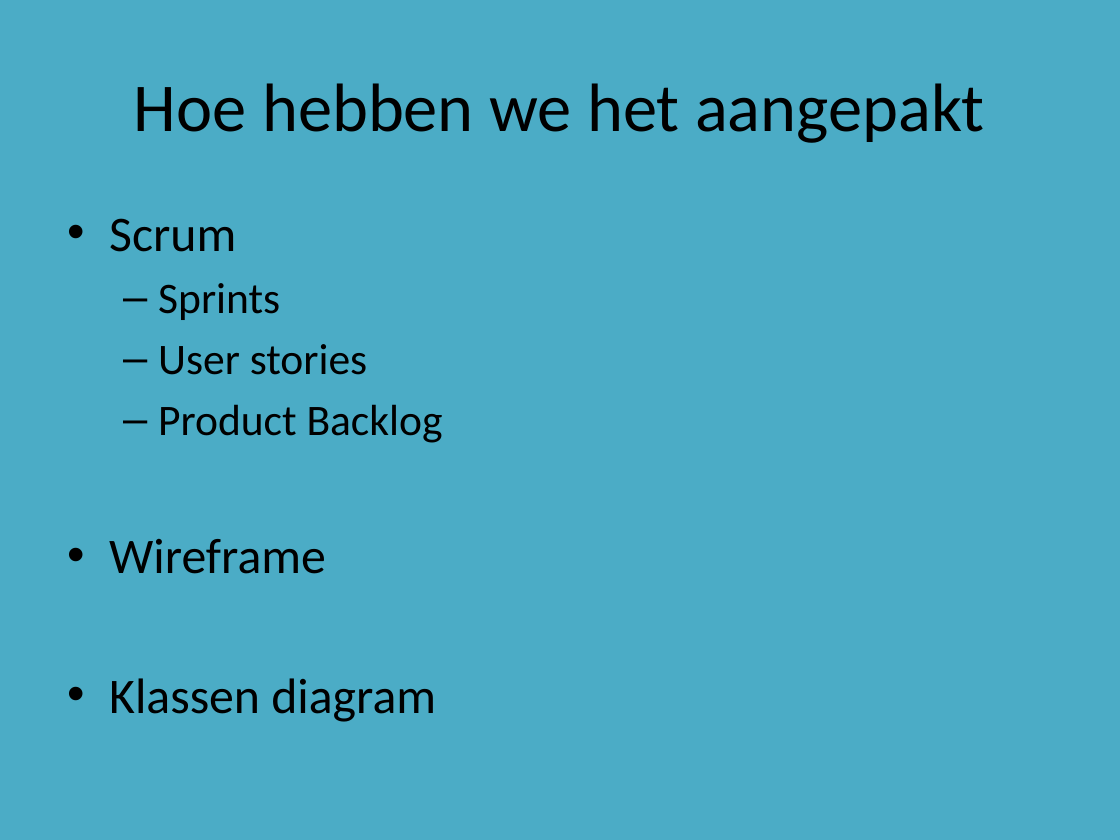
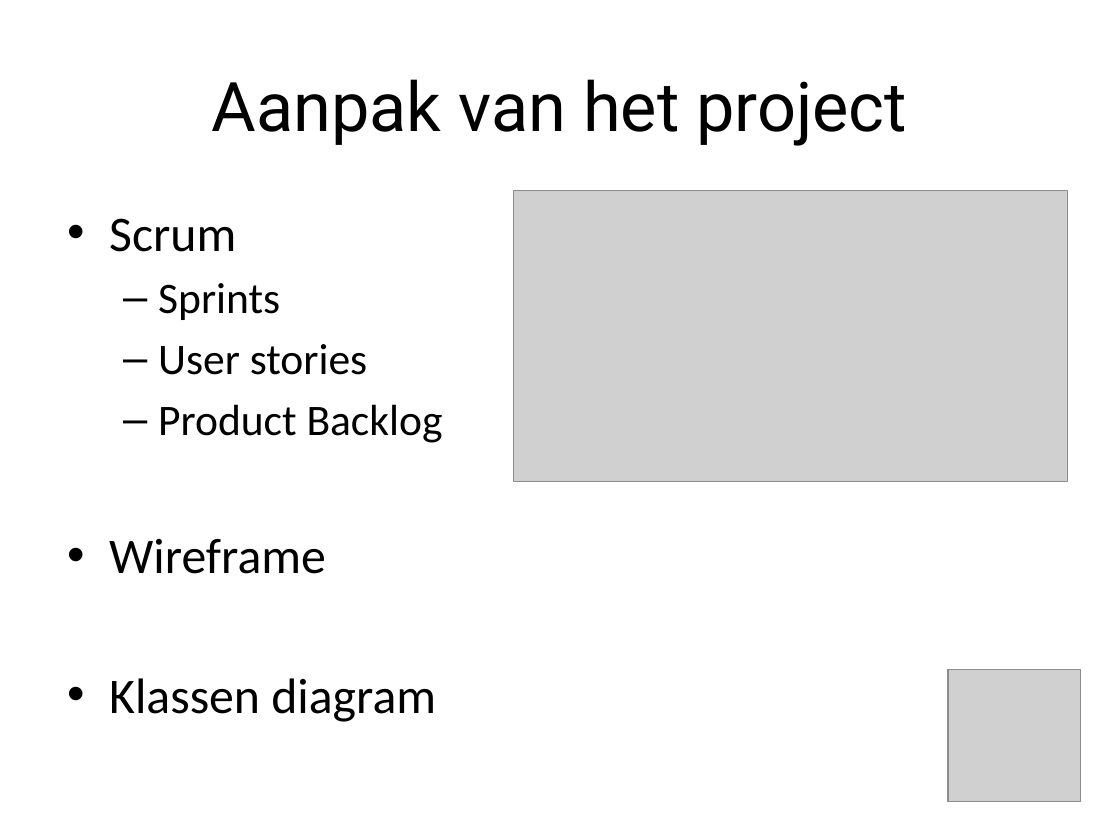
Before and after one commit to DASnoeken/Powerlift_App, a slide deck: slide 3 of Powerlift Powerpoint.pptx. Drawn at 1120x840 pixels with LibreOffice and Linux fonts; fonts in the diff are those of the drawing; grey boxes stand for pictures; background and template pictures are left out. Boxes give left, top, right and bottom in pixels: in the first picture for what was removed or moved away, otherwise in the second. Text is boxed around its words. In the diff, an @@ line names an element or a change of style, - is before the commit and + after.

```diff
--- a/Powerlift Powerpoint.pptx
+++ b/Powerlift Powerpoint.pptx
@@ background #4BACC6 to picture (left out) @@
@@ title at [212,79,907,146]: text changed; font Calibri to Roboto @@
-Hoe hebben we het aangepakt
+Aanpak van het project
@@ picture added at [514,190,1068,482] @@
@@ picture added at [948,670,1080,802] @@
```
Also in this commit, not shown: 9 other slides changed, 1 slide added, 1 other file.
